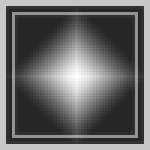
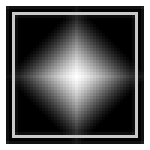
Layered file, before and after one edit (150 x 150). Changes by layer:
showed group "layers" (4 layers) over [0, 0, 150, 150]
"inner block": opacity 50% → 100%, painted on it over [12, 12, 138, 138]
"outer block": opacity 75% → 100%, painted on it over [0, 0, 150, 150]
"center": opacity 85% → 100%, moved it above "bg", painted on it over [0, 0, 150, 150]
hid "blokje" over [0, 0, 150, 150]
